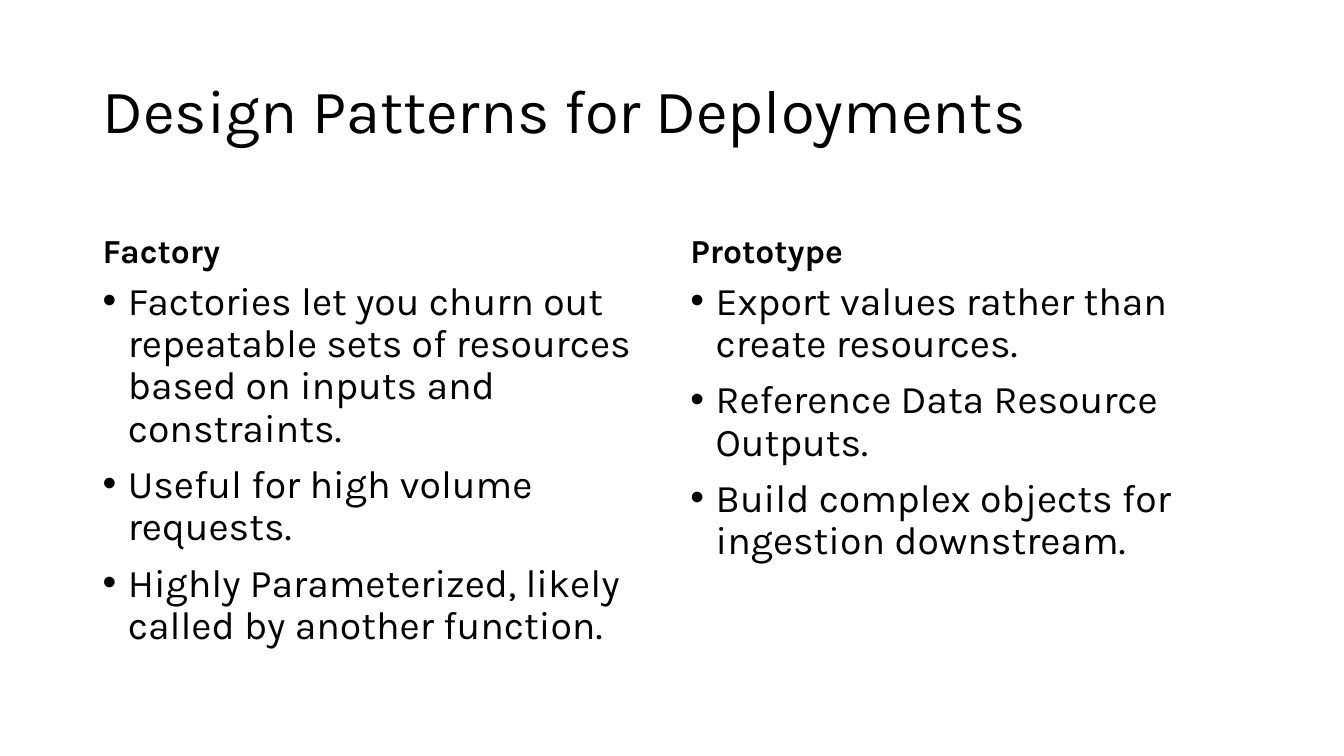
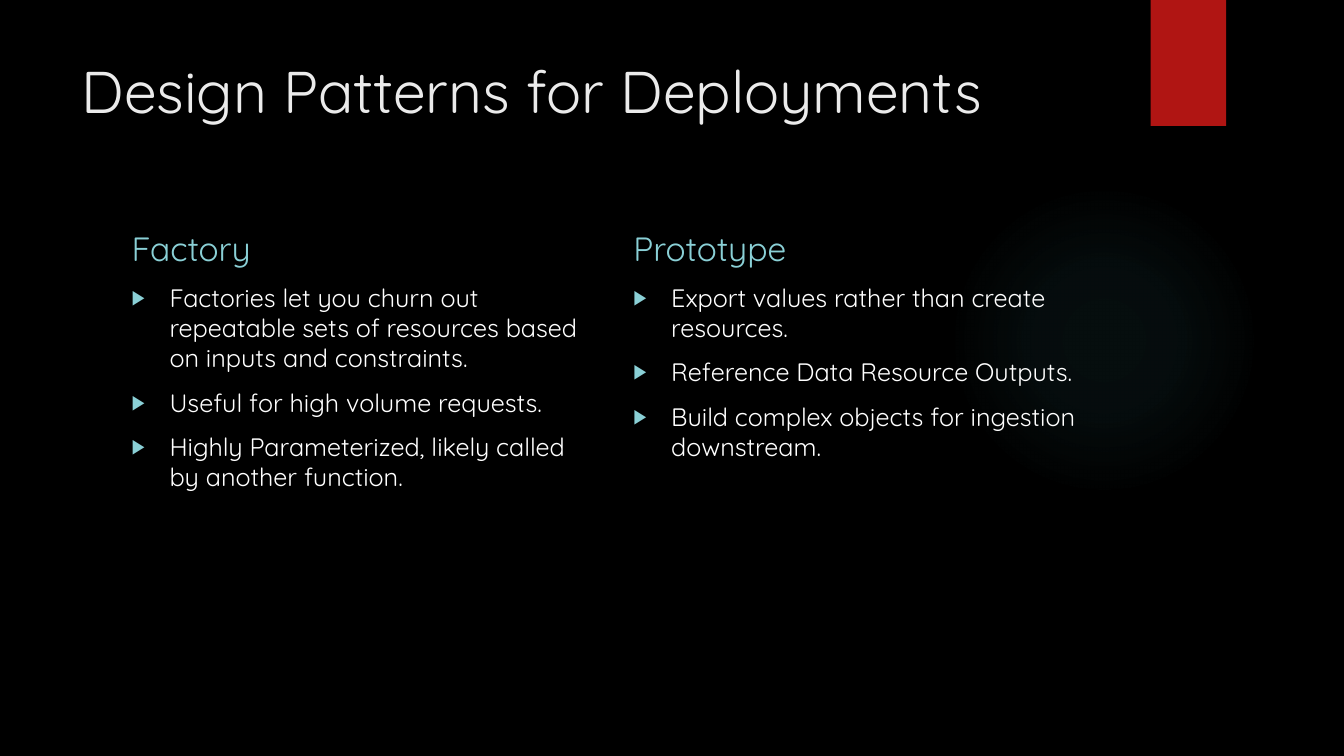
Before and after one commit to 2good4hisowngood/Terraform-tech-talk, a slide deck: slide 6 of Terraform Tech Talk.pptx. Drawn at 1344x756 pixels with LibreOffice and Linux fonts; fonts in the diff are those of the drawing; background and template pictures are left out. Boxes give left, top, right and bottom in pixels: in the first picture for what was removed or moved away, otherwise in the second. Text is boxed around its words. In the diff, an @@ line names an element or a change of style, - is before the commit and + after.

```diff
--- a/Terraform Tech Talk.pptx
+++ b/Terraform Tech Talk.pptx
@@ background #FFFFFF to picture (left out) @@
@@ rectangle added at bbox=[1150, 0, 1226, 126], fill #B01513 @@
@@ title "Design Patterns for Deployments": place and size @@
-title "Design Patterns for Deployments" at bbox=[103, 90, 1026, 148]
+title "Design Patterns for Deployments" at bbox=[81, 69, 982, 125]
@@ title "Design Patterns for Deployments" at bbox=[81, 69, 982, 125]: size 44 to 42 pt, font Karla to Quicksand, text colour #000000 to #EBEBEB; line spacing 0.9 to 1; vertical alignment middle to top @@
@@ ellipse added at bbox=[949, 185, 1259, 495], fill gradient #50B9C1 @@
@@ text "Factory": place and size @@
-text "Factory" at bbox=[103, 241, 220, 272]
+text "Factory" at bbox=[132, 237, 251, 268]
@@ text "Factory" at bbox=[132, 237, 251, 268]: font Karla to Quicksand, text colour #000000 to #8AD0D6, bold off; line spacing 0.9 to 1 @@
@@ text "Prototype" at bbox=[633, 237, 786, 268]: font Karla to Quicksand, text colour #000000 to #8AD0D6, bold off; line spacing 0.9 to 1 @@
@@ text "Prototype": place and size @@
-text "Prototype" at bbox=[690, 241, 842, 272]
+text "Prototype" at bbox=[633, 237, 786, 268]
@@ text "Factories let you churn out ...": place and size @@
-text "Factories let you churn out ..." at bbox=[128, 288, 631, 649]
+text "Factories let you churn out ..." at bbox=[170, 288, 577, 491]
@@ text "Factories let you churn out ..." at bbox=[170, 288, 577, 491]: size 28 to 18 pt, font Karla to Quicksand, text colour #000000 to #FFFFFF; bullet • to ▶; line spacing 0.9 to 1 @@
@@ text "Export values rather than create ..." at bbox=[671, 288, 1075, 457]: size 28 to 18 pt, font Karla to Quicksand, text colour #000000 to #FFFFFF; bullet • to ▶; line spacing 0.9 to 1 @@
@@ text "Export values rather than create ...": place and size @@
-text "Export values rather than create ..." at bbox=[716, 288, 1171, 564]
+text "Export values rather than create ..." at bbox=[671, 288, 1075, 457]
```
Also in this commit, not shown: 9 other slides changed.
